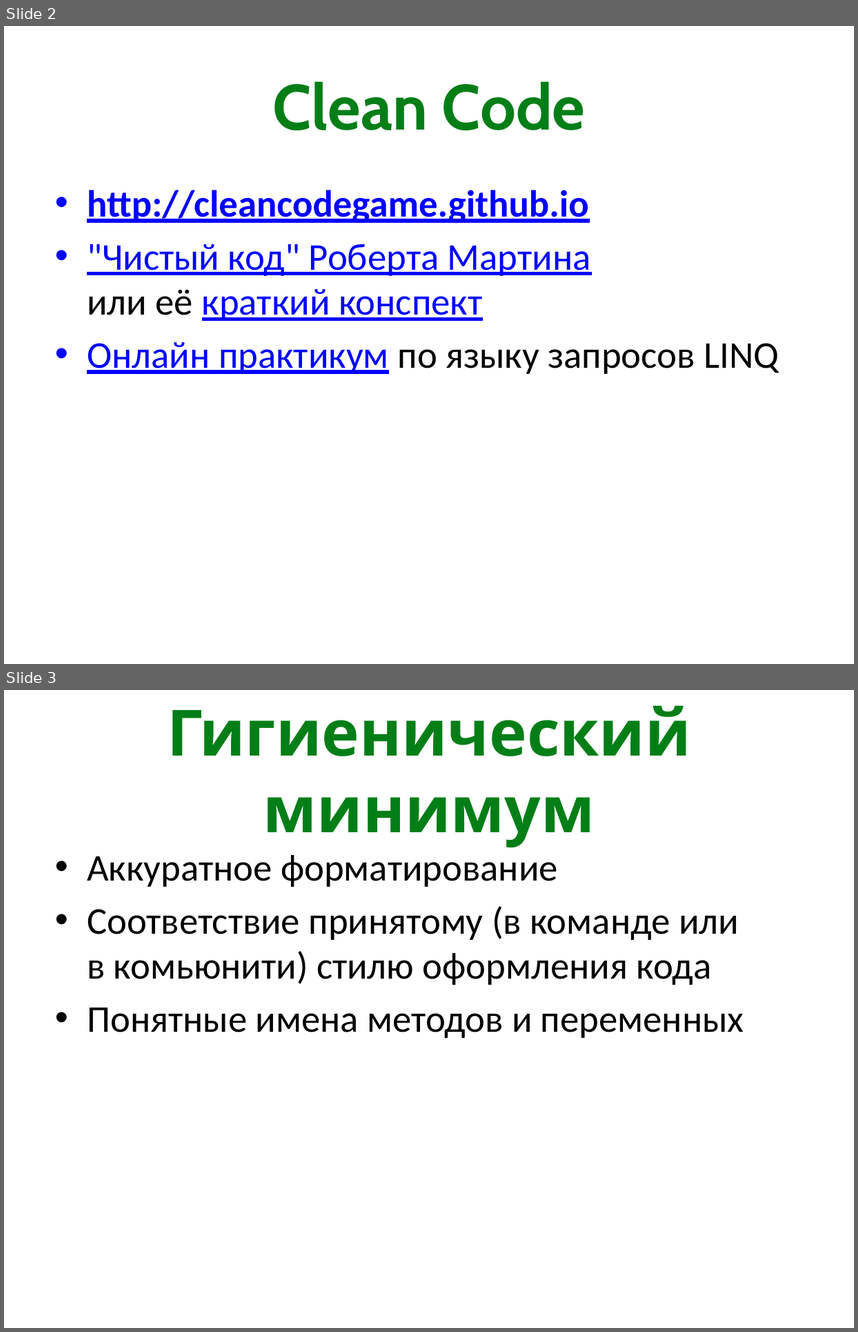
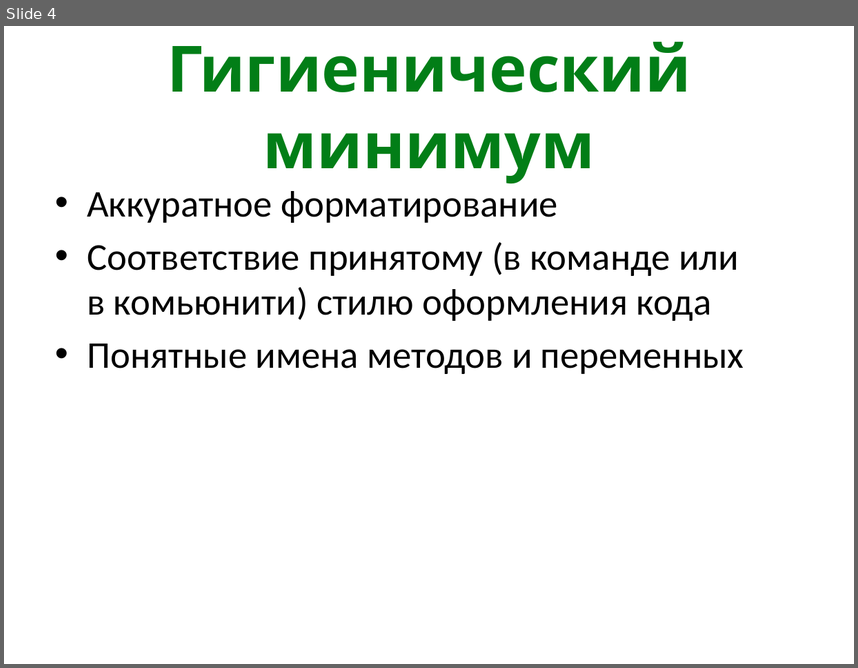
Before and after one commit to kontur-courses/clean-code, a slide deck: CleanCode.pptx. Shown one above the other, each under a label of ours: slides 2 and 3 before the commit, slide 4 after it. The pictures are 858x1332 and 858x668 pixels, drawn with LibreOffice and Linux fonts; fonts in the diff are those of the drawing. Boxes give left, top, right and bottom in pixels: in the first picture for what was removed or moved away, otherwise in the second. Text is boxed around its words. In the diff, an @@ line names an element or a change of style, - is before the commit and + after.

```diff
--- a/CleanCode.pptx
+++ b/CleanCode.pptx
@@ slide 2 removed at (4,26,854,664), background #FFFFFF @@
@@ title removed at (272,81,586,131) @@
-Clean Code
@@ text removed at (87,190,779,374) @@
-• http://cleancodegame.github.io
-• "Чистый код" Роберта Мартина
-  или её краткий конспект
-• Онлайн практикум по языку запросов LINQ
@@ what was slide 3 is now slide 4 @@
```
Also in this commit, not shown: 10 slides changed, 15 slides added, 10 other slides removed, 10 other files.
